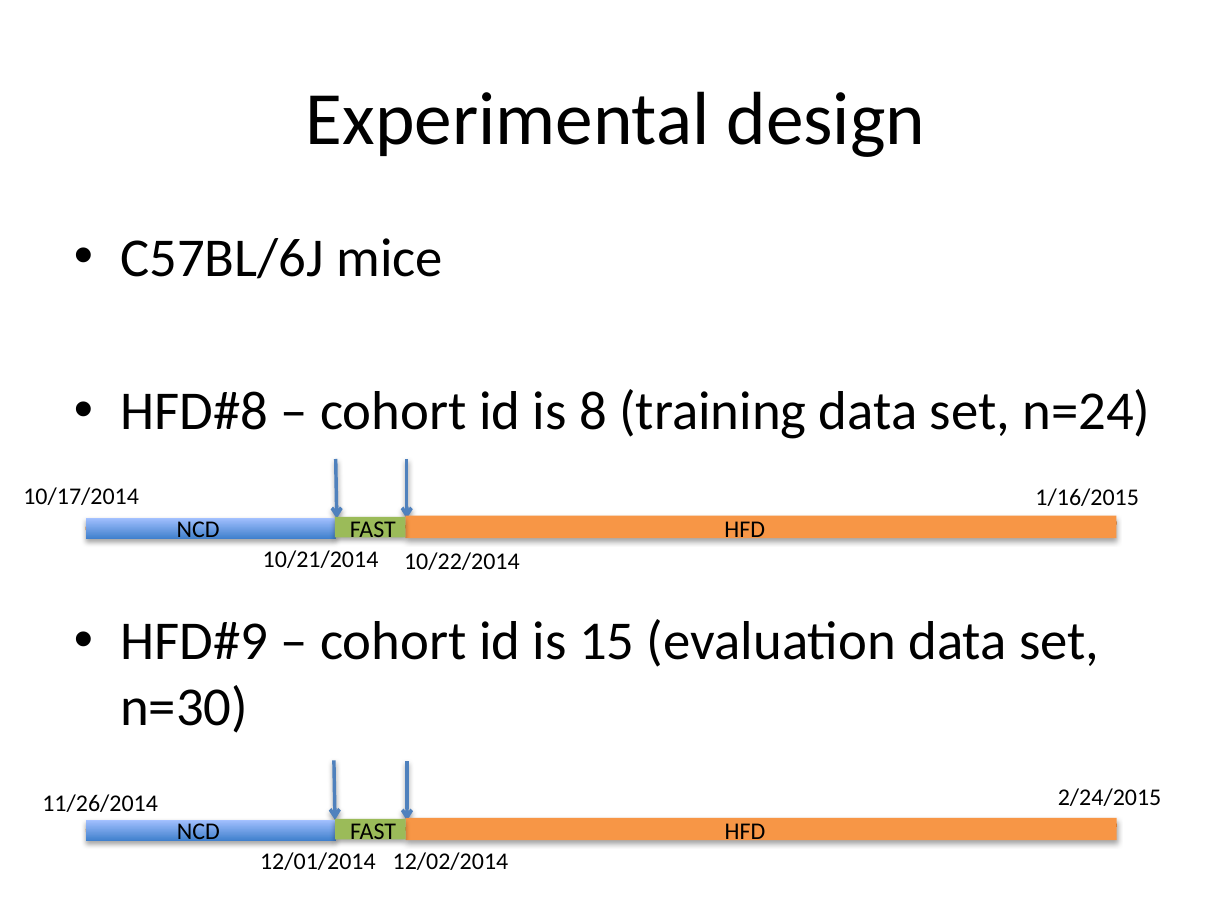
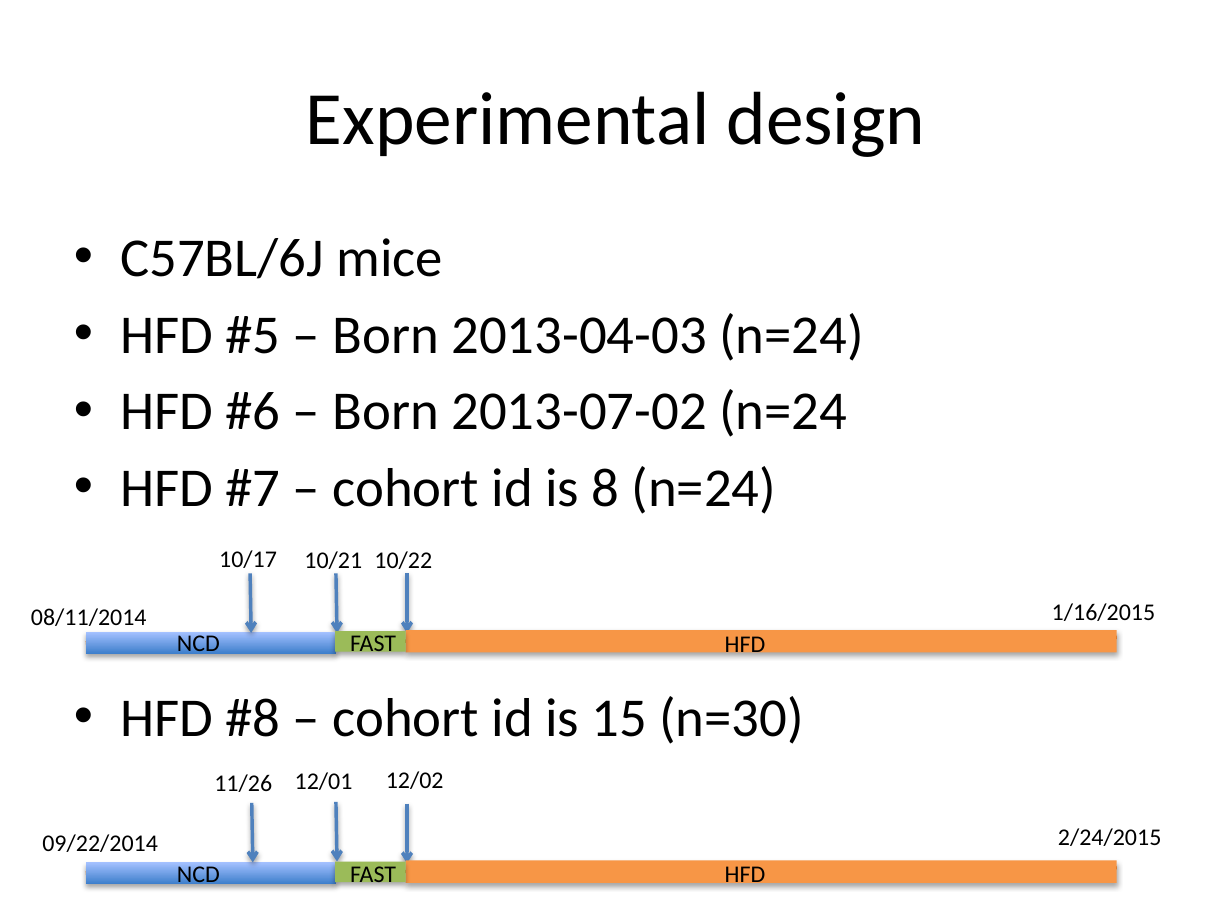
Before and after one commit to BridgesLab/PredictorsDietInducedObesity, a slide deck: slide 4 of ResultsSlides.pptx (slide 3 before the commit). Drawn at 1232x924 pixels with LibreOffice and Linux fonts; fonts in the diff are those of the drawing. Boxes give left, top, right and bottom in pixels: in the first picture for what was removed or moved away, otherwise in the second. Text is boxed around its words. In the diff, an @@ line names an element or a change of style, - is before the commit and + after.

```diff
--- a/ResultsSlides.pptx
+++ b/ResultsSlides.pptx
@@ text at bbox=[120, 313, 864, 744]: text changed @@
-• HFD#8 – cohort id is 8 (training data set, n=24)
-• HFD#9 – cohort id is 15 (evaluation data set, n=30)
+• HFD #5 – Born 2013-04-03 (n=24)
+• HFD #6 – Born 2013-07-02 (n=24
+• HFD #7 – cohort id is 8 (n=24)
+• HFD #8 – cohort id is 15 (n=30)
@@ text at bbox=[219, 550, 277, 574]: text changed @@
-10/17/2014
+10/17
@@ text at bbox=[304, 551, 362, 574]: text changed @@
-10/21/2014
+10/21
@@ text at bbox=[374, 551, 432, 574]: text changed @@
-10/22/2014
+10/22
@@ arrow added from (250, 573) to (251, 633), #4F81BD 2 pt @@
@@ 3 texts, 3 rectangles, 2 arrows, 1 line: place and size @@
-3 texts, 3 rectangles, 2 arrows, 1 line at bbox=[85, 460, 1116, 544]
+3 texts, 3 rectangles, 2 arrows, 1 line at bbox=[86, 573, 1116, 658]
@@ text "1/16/2015": place and size @@
-text "1/16/2015" at bbox=[1035, 488, 1139, 506]
+text "1/16/2015" at bbox=[1052, 603, 1156, 621]
@@ text added at bbox=[31, 608, 147, 626], 14 pt, text #000000 @@
+08/11/2014
@@ text added at bbox=[214, 774, 272, 792], 14 pt, text #000000 @@
+11/26
@@ text at bbox=[295, 772, 353, 790]: text changed @@
-12/01/2014
+12/01
@@ text at bbox=[386, 771, 444, 789]: text changed @@
-12/02/2014
+12/02
@@ arrow added from (251, 803) to (253, 862), #4F81BD 2 pt @@
@@ 2 rectangles, 2 arrows, 1 line: place and size @@
-2 rectangles, 2 arrows, 1 line at bbox=[86, 760, 1116, 840]
+2 rectangles, 2 arrows, 1 line at bbox=[86, 802, 1116, 882]
@@ text at bbox=[42, 834, 158, 852]: text changed @@
-11/26/2014
+09/22/2014
@@ text "2/24/2015": place and size @@
-text "2/24/2015" at bbox=[1058, 788, 1162, 806]
+text "2/24/2015" at bbox=[1058, 828, 1162, 846]
@@ 3 texts, 1 rectangle: place and size @@
-3 texts, 1 rectangle at bbox=[86, 819, 766, 846]
+3 texts, 1 rectangle at bbox=[86, 861, 766, 889]
```
Also in this commit, not shown: 1 other slide changed, 13 slides added.
